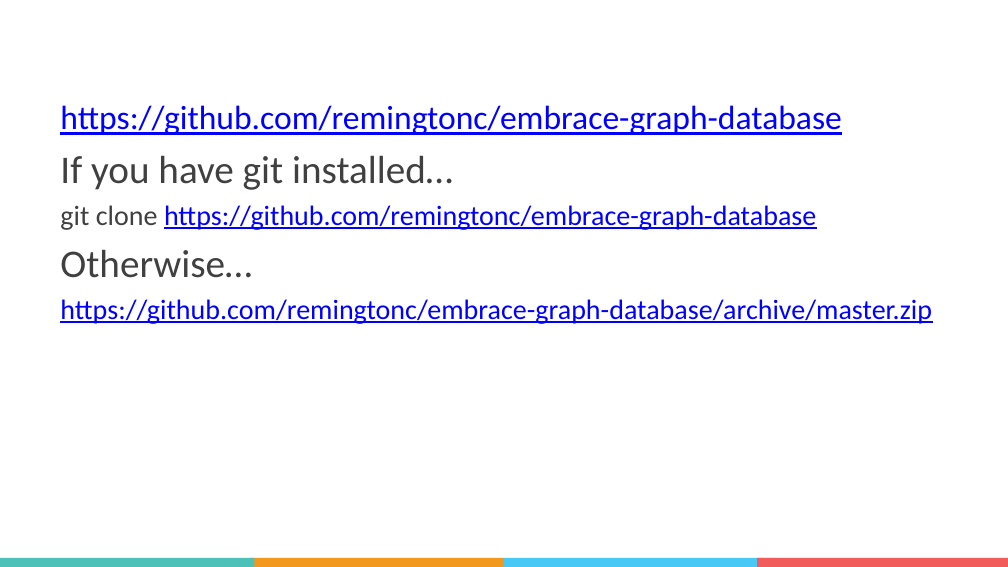
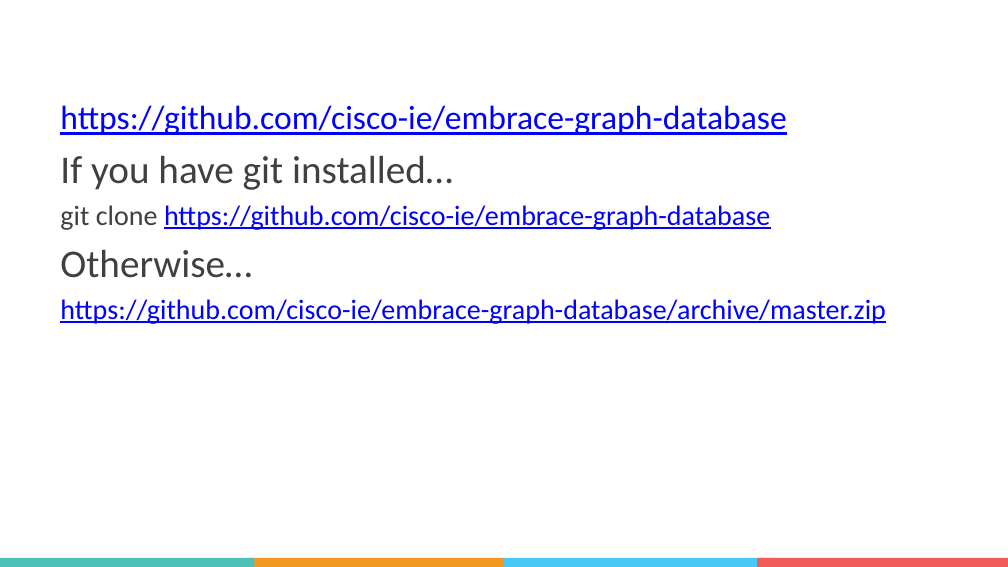
Before and after one commit to cisco-ie/embrace-graph-database, a slide deck: slide 24 of Embrace the Graph Database.pptx. Drawn at 1008x567 pixels with LibreOffice and Linux fonts; fonts in the diff are those of the drawing; background and template pictures are left out. Boxes give left, top, right and bottom in pixels: in the first picture for what was removed or moved away, otherwise in the second. Text is boxed around its words. In the diff, an @@ line names an element or a change of style, - is before the commit and + after.

Commit message:
remingtonc -> cisco-ie (#4)

```diff
--- a/Embrace the Graph Database.pptx
+++ b/Embrace the Graph Database.pptx
@@ text at [60,105,786,135]: text changed @@
-https://github.com/remingtonc/embrace-graph-database
+https://github.com/cisco-ie/embrace-graph-database
@@ text at [60,205,770,230]: text changed @@
-git clone https://github.com/remingtonc/embrace-graph-database
+git clone https://github.com/cisco-ie/embrace-graph-database
@@ text at [60,299,885,324]: text changed @@
-https://github.com/remingtonc/embrace-graph-database/archive/master.zip
+https://github.com/cisco-ie/embrace-graph-database/archive/master.zip
```
Also in this commit, not shown: 1 other slide changed, 2 other files.
